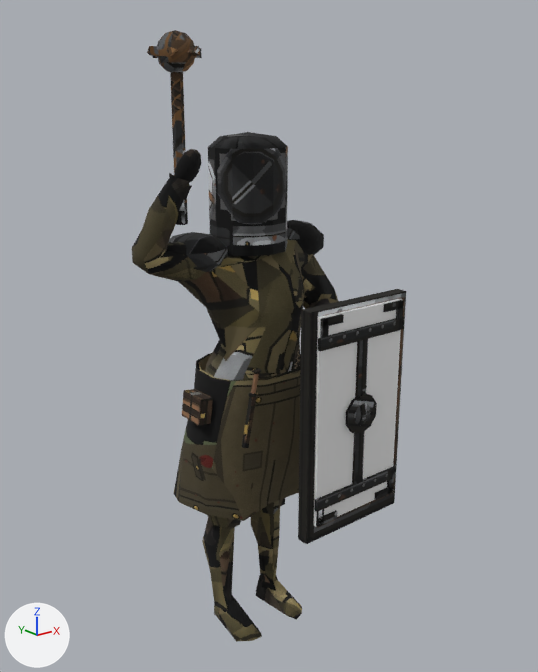
The glTF model client/assets/units/shield.glb: old version first, new version second.
The view is the same before and after, from a 50 mm lens placed at (-0.855, -1.139, 1.091), pointed at (0.01, -0.059, 0.659). Lighting does not change. The marker at lower left points along +X, +Y and +Z. The older version comes first. Vertices at exactly the same position are counted once.

In view in the first picture: 'Accent', 'Body', 'Coat', 'Helmet', 'Hip', 'Shield', 'Weapon'.
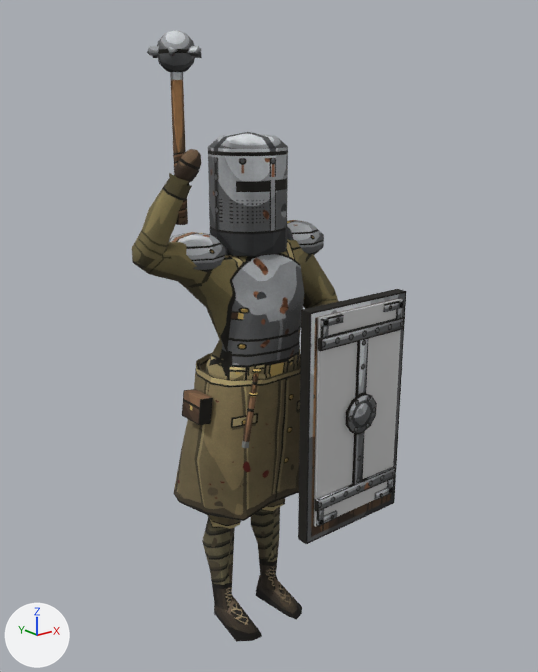
The change, as a diff of the scene's bpy script:
```diff
--- a/client/assets/units/shield.glb.py
+++ b/client/assets/units/shield.glb.py
@@ mat_accent @@
 n0 = _N.new('ShaderNodeBsdfPrincipled'); n0.name = 'Principled BSDF'
 n1 = _N.new('ShaderNodeOutputMaterial'); n1.name = 'Material Output'
+n2 = _N.new('ShaderNodeMix'); n2.name = 'Mix'
+n2.data_type = 'RGBA'
+n2.blend_type = 'MULTIPLY'
+n2.inputs[0].default_value = 1.0  # 'Factor'
+n2.inputs[7].default_value = (0.8, 0.8, 0.8, 1.0)  # 'B', white #e7e7e7
+n3 = _N.new('ShaderNodeVertexColor'); n3.name = 'Color Attribute'
 _L.new(n0.outputs[0], n1.inputs[0])  # 'BSDF' to 'Surface'
+_L.new(n2.outputs[2], n0.inputs[0])  # 'Result' to 'Base Color'
+_L.new(n3.outputs[0], n2.inputs[6])  # 'Color' to 'A'
@@ me_body @@
 me_body.from_pydata(...)  # 413 vertices, 759 faces; spans x -0.25..0.191, y -0.204..0.067, z 0.0..1.018
 # used by ob_body; location = (0.0, 0.0, 0.0)
+# me_body part 1: 755 kept faces spanning x -0.25..0.191, y -0.204..0.067, z 0.0..1.018 get new texture (UV) coordinates
 me_body.materials.append(mat_shieldbody)
@@ me_coat @@
 me_coat.from_pydata(...)  # 106 vertices, 160 faces; spans x -0.153..0.156, y -0.11..0.093, z 0.303..0.597
 # used by ob_coat; location = (0.0, 0.0, 0.0)
+# me_coat part 2: texture (UV) coordinates of 160 of 160 faces, centred in x -0.149..0.148, y -0.105..0.085, z 0.322..0.579, changed; they spanned u 0.01..0.99, v 0.01..0.8 and now span u 0.01..0.99, v 0.01..0.99
 me_coat.materials.append(mat_shieldcoat)
@@ me_hip @@
 me_hip.from_pydata(...)  # 52 vertices, 84 faces; spans x -0.1579..-0.045, y -0.1215..0.0, z 0.4726..0.6163
 # used by ob_hip; location = (0.0, 0.0, 0.0)
+# me_hip part 3: texture (UV) coordinates of 84 of 84 faces, centred in x -0.1559..-0.045, y -0.1182..0.0, z 0.4738..0.6152, changed; they spanned u 0.01..0.99, v 0.01..0.96 and now span u 0.01..0.99, v 0.01..0.99
 me_hip.materials.append(mat_shieldhip)
@@ me_helmet @@
 me_helmet.from_pydata(...)  # 118 vertices, 244 faces; spans x -0.181..0.181, y -0.084..0.065, z 0.784..1.04
 # used by ob_helmet; location = (0.0, 0.0, 0.0)
+# me_helmet part 4: 244 kept faces spanning x -0.181..0.181, y -0.084..0.065, z 0.784..1.04 get new texture (UV) coordinates
 me_helmet.materials.append(mat_shieldhelmet)
@@ me_shield @@
 me_shield.from_pydata(...)  # 142 vertices, 228 faces; spans x -0.016..0.233, y -0.228..-0.182, z 0.28..0.743
 # used by ob_shield; location = (0.0, 0.0, 0.0)
+# me_shield part 5: 226 kept faces spanning x -0.016..0.233, y -0.228..-0.182, z 0.28..0.743 get new texture (UV) coordinates
 me_shield.materials.append(mat_shieldshield)
@@ me_accent @@
 me_accent.from_pydata(...)  # 8 vertices, 12 faces; spans x 0.002..0.215, y -0.212..-0.205, z 0.315..0.731
 # used by ob_accent; location = (0.0, 0.0, 0.0)
+# me_accent part 6: vertex colours changed
 me_accent.materials.append(mat_accent)
@@ me_weapon @@
 me_weapon.from_pydata(...)  # 90 vertices, 148 faces; spans x -0.225..-0.133, y -0.105..-0.015, z 0.894..1.2
 # used by ob_weapon; location = (0.0, 0.0, 0.0)
+# me_weapon part 7: 148 kept faces spanning x -0.225..-0.133, y -0.105..-0.015, z 0.894..1.2 get new texture (UV) coordinates
 me_weapon.materials.append(mat_shieldweapon)
```

Pixel boxes (x1, y1, x2, y2) of what changed, in the pictures (538 x 672 px):
'Accent', recoloured: (313, 299, 402, 526) in both
part 1 of me_body, surface changed: (132, 149, 339, 642) in both
part 2 of me_coat, surface changed (lighter): (173, 353, 301, 521) in both
part 3 of me_hip, surface changed: (182, 369, 261, 448) in both
part 4 of me_helmet, surface changed (lighter): (169, 132, 324, 272) in both
part 5 of me_shield, surface changed (lighter): (299, 291, 406, 544) in both
part 7 of me_weapon, surface changed: (147, 30, 201, 225) in both
